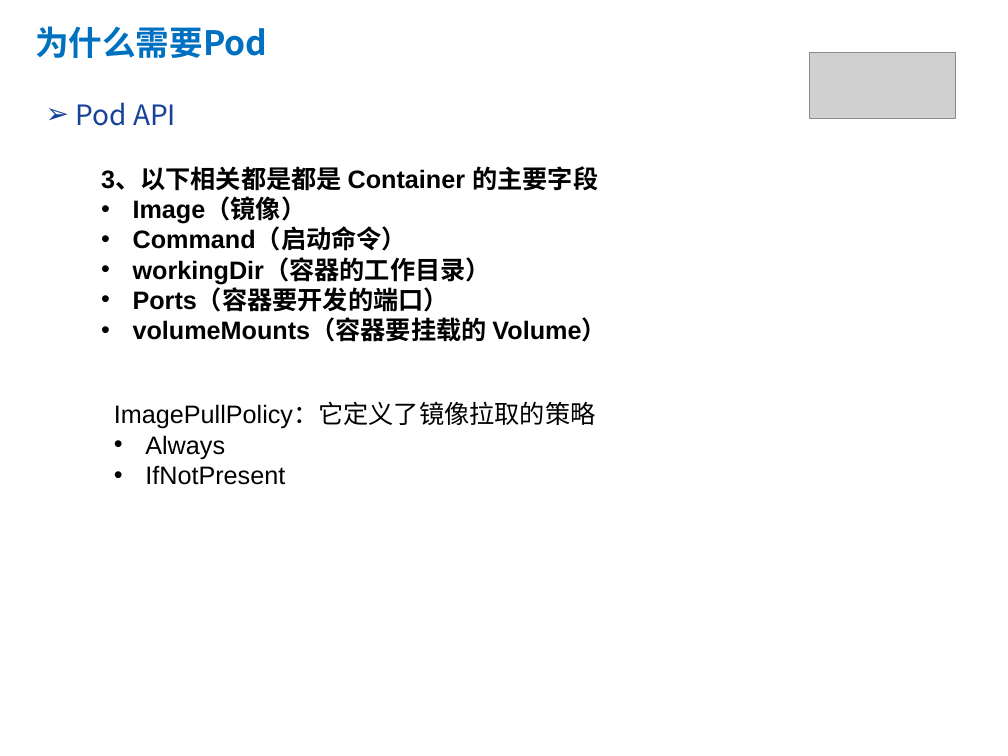
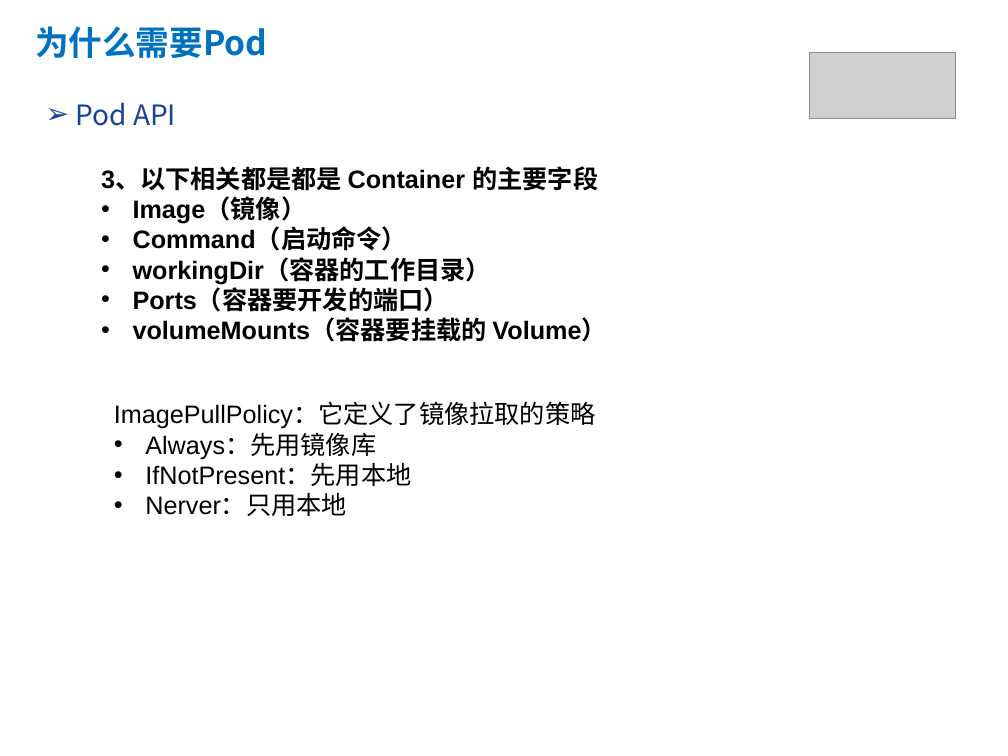
Before and after one commit to yubowen0525/k8s_from_basic_to_advanced, a slide deck: slide 11 of lession2/kubernetes第二课.pptx. Drawn at 1008x756 pixels with LibreOffice and Linux fonts; fonts in the diff are those of the drawing; grey boxes stand for pictures. Boxes give left, top, right and bottom in pixels: in the first picture for what was removed or moved away, otherwise in the second. Text is boxed around its words. In the diff, an @@ line names an element or a change of style, - is before the commit and + after.

```diff
--- a/lession2/kubernetes第二课.pptx
+++ b/lession2/kubernetes第二课.pptx
@@ text at (145, 433, 411, 516): text changed @@
-• Always
-• IfNotPresent
+• Always：先用镜像库
+• IfNotPresent：先用本地
+• Nerver：只用本地
```
Also in this commit, not shown: 1 other slide changed, 1 slide removed.
